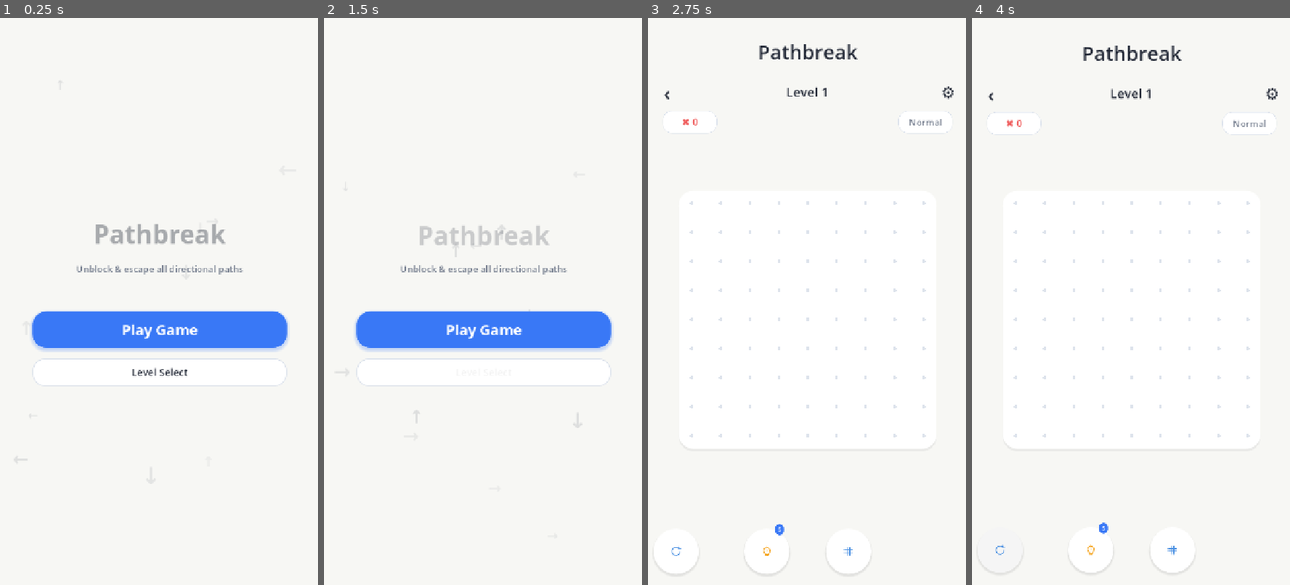
Above: before the commit, frames 1-4 (left to right).
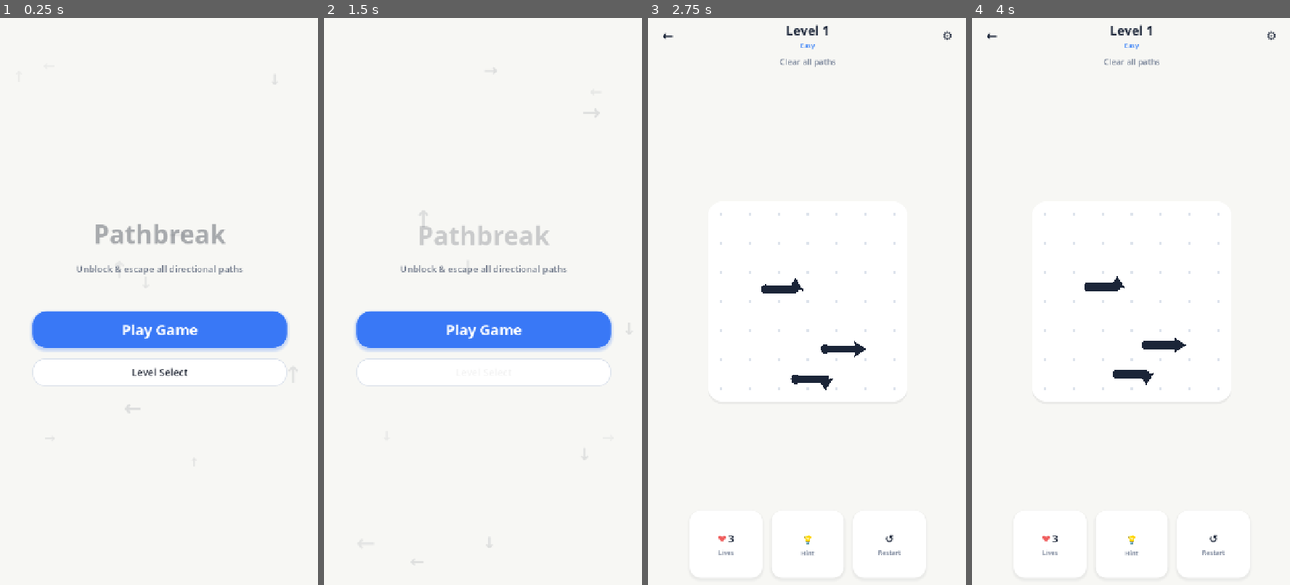
Above: after the commit, the same moments.

Repository: arvindgaikwad/Pathbreak
Game: Godot game, scene res://scenes/MainMenu.tscn
Same seed, same stepped clock (60 frames per second), same inputs: the game is played once before the commit and once after it.
Inputs (mouse positions are in pixels of both pictures, inside the frame that each line leads up to):
- Up to frame 1 (0.25 s): no input
- Up to frame 2 (1.5 s): click "Level Select" at 0.5 s; click "≡" at 1.25 s
- Up to frame 3 (2.75 s): click "Play Game" at 2 s
- Up to frame 4 (4 s): click (1000, 550) at 2.77 s; click (1000, 550) at 3.52 s

The runs differ from the first frame. In frame 1, less than 0.1% of the frame differs, in the area x 18-87%, y 11-70%; in frame 2, 0.1%; in frame 3, 2.5%; in frame 4, 2.6%, in the area x 4-97%, y 1-98%.
Error before the commit: Invalid call. Nonexistent function 'update_grid' in base 'Node2D (board_manager.gd)'. (res://scripts/GameManager.gd:226)

Commit message:
Fix continue flow and use production gameplay scene

Diff:
--- a/scripts/MainMenu.gd
+++ b/scripts/MainMenu.gd
@@ -1,25 +1,25 @@
 extends Control
 
-@onready var play_btn = $UI/VBox/PlayButton
-@onready var levels_btn = $UI/VBox/LevelsButton
-@onready var title_label = $UI/VBox/TitleLabel
-@onready var floating_arrows = $FloatingArrows
+@onready var play_btn: Button = $UI/VBox/PlayButton
+@onready var levels_btn: Button = $UI/VBox/LevelsButton
+@onready var title_label: Label = $UI/VBox/TitleLabel
+@onready var floating_arrows: Control = $FloatingArrows
 
-var arrow_dirs = ["→", "←", "↑", "↓"]
+var arrow_dirs := ["→", "←", "↑", "↓"]
 
-const COLOR_ACCENT = Color("#3978F6")
-const COLOR_PRIMARY_TEXT = Color("#202634")
+const COLOR_ACCENT := Color("#3978F6")
+const COLOR_PRIMARY_TEXT := Color("#202634")
 
-func _ready():
+func _ready() -> void:
 	play_btn.pressed.connect(_on_play_pressed)
 	levels_btn.pressed.connect(_on_levels_pressed)
+	play_btn.text = "Continue" if SaveManager.max_level_unlocked > 0 else "Play Game"
 	_apply_button_styles()
 	_spawn_floating_arrows()
 	_animate_entrance()
 
-func _apply_button_styles():
-	# Play button — primary accent blue #3978F6
-	var play_style = StyleBoxFlat.new()
+func _apply_button_styles() -> void:
+	var play_style := StyleBoxFlat.new()
 	play_style.bg_color = COLOR_ACCENT
 	play_style.corner_radius_top_left = 30
 	play_style.corner_radius_top_right = 30
@@ -29,68 +29,70 @@
 	play_style.shadow_size = 8
 	play_style.shadow_offset = Vector2(0, 4)
 
-	var play_hover = play_style.duplicate()
+	var play_hover := play_style.duplicate()
 	play_hover.bg_color = Color("#2F6AE2")
 	play_btn.add_theme_stylebox_override("normal", play_style)
 	play_btn.add_theme_stylebox_override("hover", play_hover)
 	play_btn.add_theme_stylebox_override("pressed", play_hover)
 	play_btn.add_theme_stylebox_override("focus", play_style)
 
-	# Levels button — white card outline style
-	var lvl_style = StyleBoxFlat.new()
-	lvl_style.bg_color = Color.WHITE
-	lvl_style.border_color = Color("#DDE3EC")
-	lvl_style.border_width_left = 2
-	lvl_style.border_width_right = 2
-	lvl_style.border_width_top = 2
-	lvl_style.border_width_bottom = 2
-	lvl_style.corner_radius_top_left = 24
-	lvl_style.corner_radius_top_right = 24
-	lvl_style.corner_radius_bottom_left = 24
-	lvl_style.corner_radius_bottom_right = 24
-	levels_btn.add_theme_stylebox_override("normal", lvl_style)
-	levels_btn.add_theme_stylebox_override("hover", lvl_style)
-	levels_btn.add_theme_stylebox_override("pressed", lvl_style)
-	levels_btn.add_theme_stylebox_override("focus", lvl_style)
+	var level_style := StyleBoxFlat.new()
+	level_style.bg_color = Color.WHITE
+	level_style.border_color = Color("#DDE3EC")
+	level_style.border_width_left = 2
+	level_style.border_width_right = 2
+	level_style.border_width_top = 2
+	level_style.border_width_bottom = 2
+	level_style.corner_radius_top_left = 24
+	level_style.corner_radius_top_right = 24
+	level_style.corner_radius_bottom_left = 24
+	level_style.corner_radius_bottom_right = 24
+	levels_btn.add_theme_stylebox_override("normal", level_style)
+	levels_btn.add_theme_stylebox_override("hover", level_style)
+	levels_btn.add_theme_stylebox_override("pressed", level_style)
+	levels_btn.add_theme_stylebox_override("focus", level_style)
 
-	for btn in [play_btn, levels_btn]:
-		btn.button_down.connect(func():
+	for button in [play_btn, levels_btn]:
+		button.button_down.connect(func() -> void:
 			AudioManager.play_button_sound()
-			create_tween().tween_property(btn, "scale", Vector2(0.95, 0.95), 0.1).set_trans(Tween.TRANS_SINE)
+			create_tween().tween_property(button, "scale", Vector2(0.95, 0.95), 0.1).set_trans(Tween.TRANS_SINE)
 		)
-		btn.button_up.connect(func():
-			create_tween().tween_property(btn, "scale", Vector2(1.0, 1.0), 0.2).set_trans(Tween.TRANS_BACK).set_ease(Tween.EASE_OUT)
+		button.button_up.connect(func() -> void:
+			create_tween().tween_property(button, "scale", Vector2.ONE, 0.2).set_trans(Tween.TRANS_BACK).set_ease(Tween.EASE_OUT)
 		)
-		btn.pivot_offset = btn.size / 2.0
+		button.pivot_offset = button.size / 2.0
 
-func _animate_entrance():
-	title_label.modulate.a = 0
-	title_label.position.y += 30
-	var tween = create_tween().set_parallel(true)
+func _animate_entrance() -> void:
+	title_label.modulate.a = 0.0
+	title_label.position.y += 30.0
+	var tween := create_tween().set_parallel(true)
 	tween.tween_property(title_label, "modulate:a", 1.0, 0.6).set_trans(Tween.TRANS_SINE)
-	tween.tween_property(title_label, "position:y", title_label.position.y - 30, 0.6).set_trans(Tween.TRANS_BACK).set_ease(Tween.EASE_OUT)
+	tween.tween_property(title_label, "position:y", title_label.position.y - 30.0, 0.6).set_trans(Tween.TRANS_BACK).set_ease(Tween.EASE_OUT)
 
-func _spawn_floating_arrows():
+func _spawn_floating_arrows() -> void:
+	var rng := RandomNumberGenerator.new()
+	rng.randomize()
 	for i in range(12):
-		var lbl = Label.new()
-		lbl.text = arrow_dirs[randi() % 4]
-		lbl.add_theme_font_size_override("font_size", randi_range(28, 52))
-		lbl.add_theme_color_override("font_color", Color(0.09, 0.125, 0.2, randf_range(0.05, 0.12)))
-		lbl.position = Vector2(randf_range(20, 680), randf_range(80, 1200))
-		floating_arrows.add_child(lbl)
-		_animate_float(lbl)
+		var label := Label.new()
+		label.text = arrow_dirs[rng.randi_range(0, arrow_dirs.size() - 1)]
+		label.add_theme_font_size_override("font_size", rng.randi_range(28, 52))
+		label.add_theme_color_override("font_color", Color(0.09, 0.125, 0.2, rng.randf_range(0.05, 0.12)))
+		label.position = Vector2(rng.randf_range(20.0, 680.0), rng.randf_range(80.0, 1200.0))
+		floating_arrows.add_child(label)
+		_animate_float(label, rng)
 
-func _animate_float(node: Node):
-	var tween = create_tween().set_loops()
-	var start_y = node.position.y
-	var offset = randf_range(-25, 25)
-	var duration = randf_range(3.5, 6.5)
+func _animate_float(node: Control, rng: RandomNumberGenerator) -> void:
+	var tween := create_tween().set_loops()
+	var start_y := node.position.y
+	var offset := rng.randf_range(-25.0, 25.0)
+	var duration := rng.randf_range(3.5, 6.5)
 	tween.tween_property(node, "position:y", start_y + offset, duration).set_trans(Tween.TRANS_SINE).set_ease(Tween.EASE_IN_OUT)
 	tween.tween_property(node, "position:y", start_y, duration).set_trans(Tween.TRANS_SINE).set_ease(Tween.EASE_IN_OUT)
 
-func _on_play_pressed():
-	SaveManager.current_level = 0
-	get_tree().change_scene_to_file("res://scenes/Main.tscn")
+func _on_play_pressed() -> void:
+	SaveManager.current_level = clampi(SaveManager.current_level, 0, SaveManager.max_level_unlocked)
+	SaveManager.save_game()
+	get_tree().change_scene_to_file("res://scenes/game/game_screen.tscn")
 
-func _on_levels_pressed():
+func _on_levels_pressed() -> void:
 	get_tree().change_scene_to_file("res://scenes/LevelSelect.tscn")
